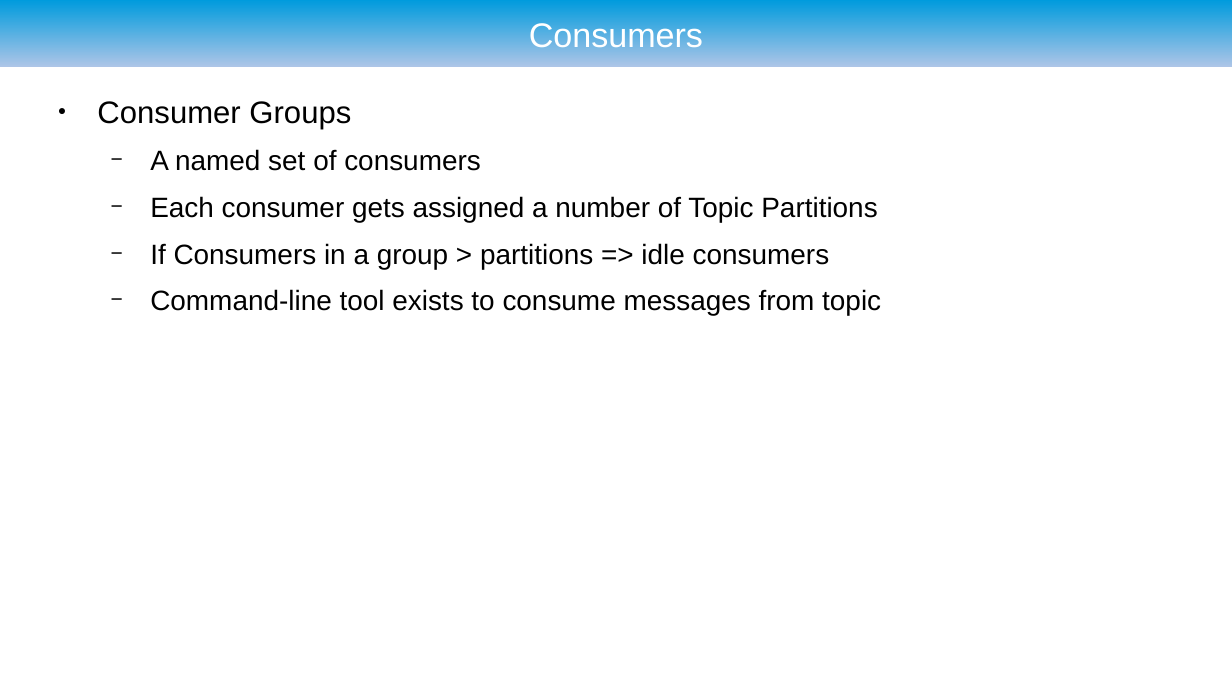
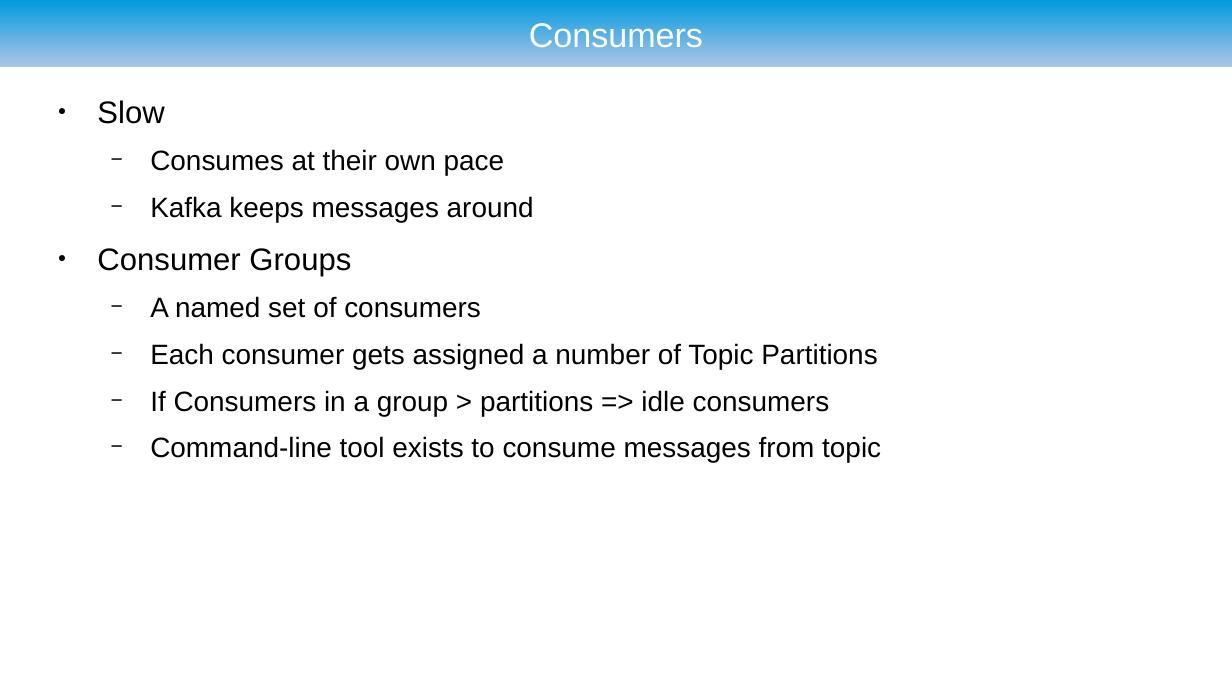
Before and after one commit to ryzlab/kafka-kompetensdag, a slide deck: slide 34 of doc/presentation-umejug.odp (slide 30 before the commit). Drawn at 1232x693 pixels with LibreOffice and Linux fonts; fonts in the diff are those of the drawing; background and template pictures are left out. Boxes give left, top, right and bottom in pixels: in the first picture for what was removed or moved away, otherwise in the second. Text is boxed around its words. In the diff, an @@ line names an element or a change of style, - is before the commit and + after.

```diff
--- a/doc/presentation-umejug.odp
+++ b/doc/presentation-umejug.odp
@@ text at bbox=[97, 100, 534, 222]: paragraphs added @@
+● Slow
+  − Consumes at their own pace
+  − Kafka keeps messages around
```
Also in this commit, not shown: 21 other slides changed, 3 slides added, 1 slide removed, 3 other files.
